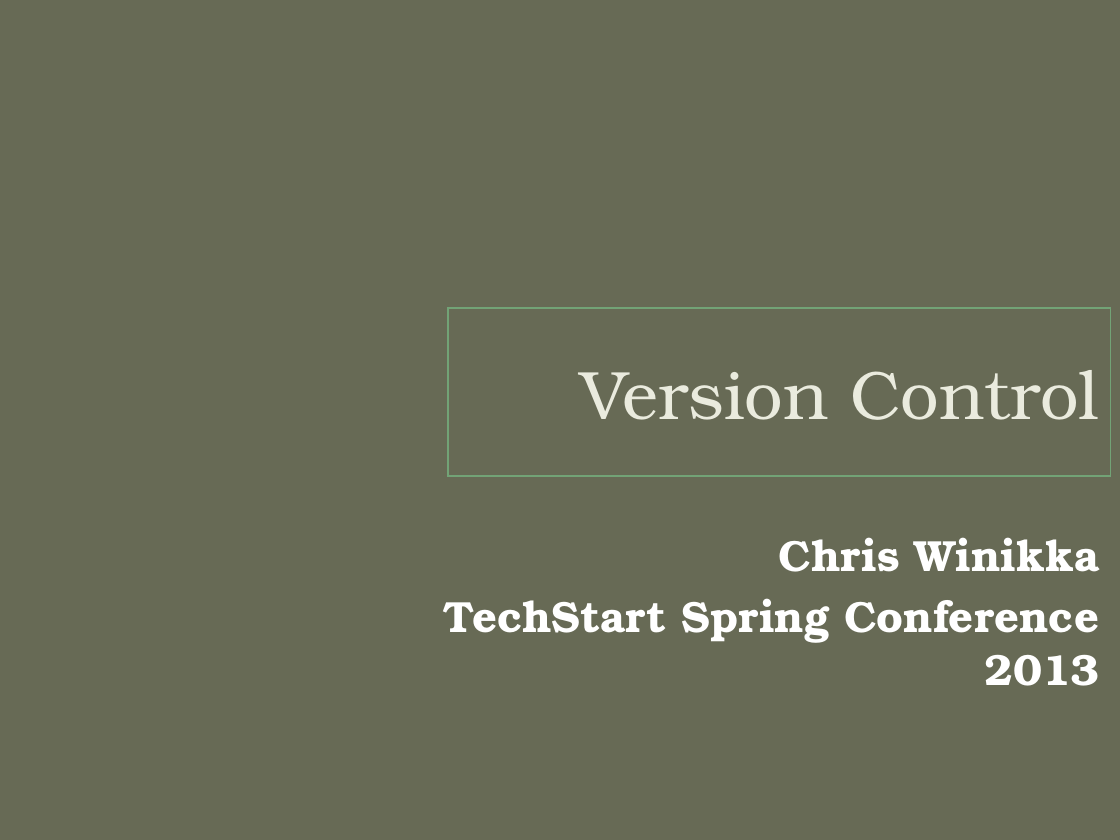
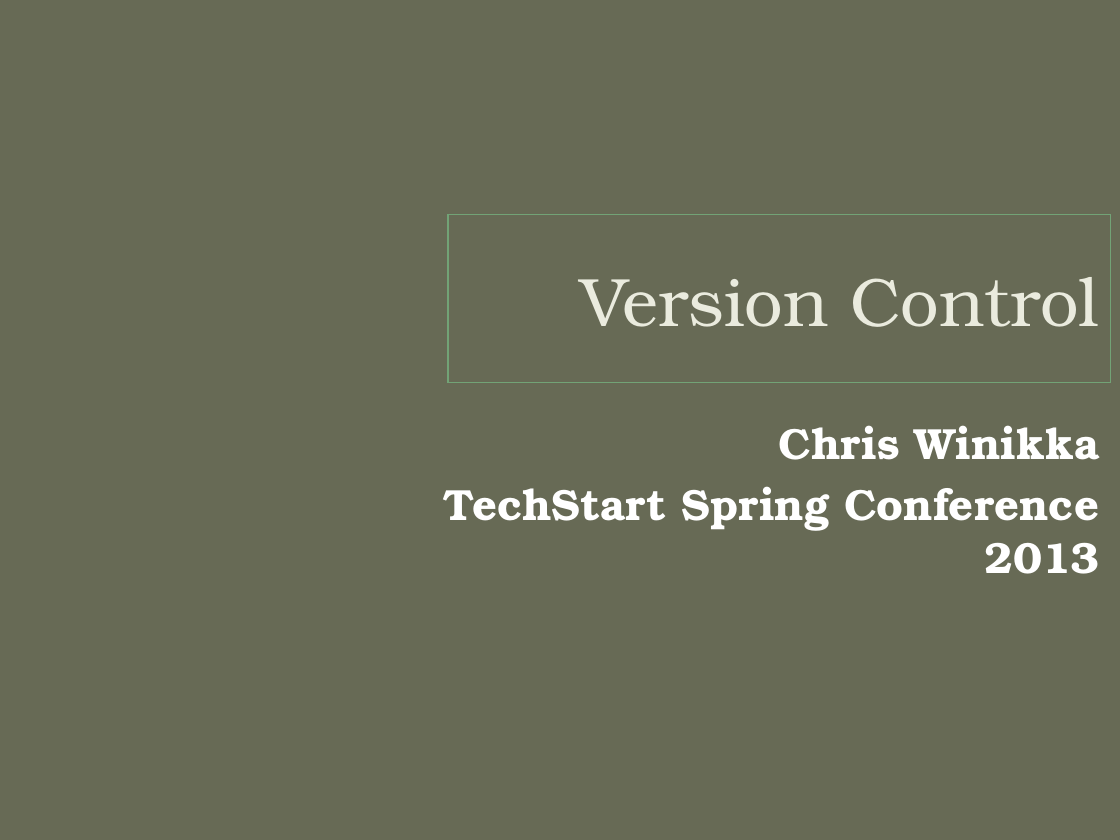
Before and after one commit to HundredVisionsGuy/techstart-spring-conference, a slide deck: slide 1 of Resources/Version Control Presentation.pptx. Drawn at 1120x840 pixels with LibreOffice and Linux fonts; fonts in the diff are those of the drawing; background and template pictures are left out. Boxes give left, top, right and bottom in pixels: in the first picture for what was removed or moved away, otherwise in the second. Text is boxed around its words. In the diff, an @@ line names an element or a change of style, - is before the commit and + after.

```diff
--- a/Resources/Version Control Presentation.pptx
+++ b/Resources/Version Control Presentation.pptx
@@ title "Version Control": place and size @@
-title "Version Control" at (448,308,1111,476)
+title "Version Control" at (448,215,1111,383)
@@ subtitle "Chris Winikka": place and size @@
-subtitle "Chris Winikka" at (443,537,1100,686)
+subtitle "Chris Winikka" at (443,425,1100,574)
```
Also in this commit, not shown: 1 other file.
